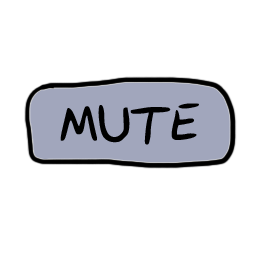
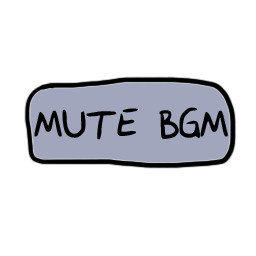
The second 256x256 image is a revision of the first. Changes to its layers:
added layer "MUTE BGM" (1st of 2) above "MUTE" over [34, 103, 228, 145]
hid "MUTE" (1st of 2) over [34, 103, 228, 145]
